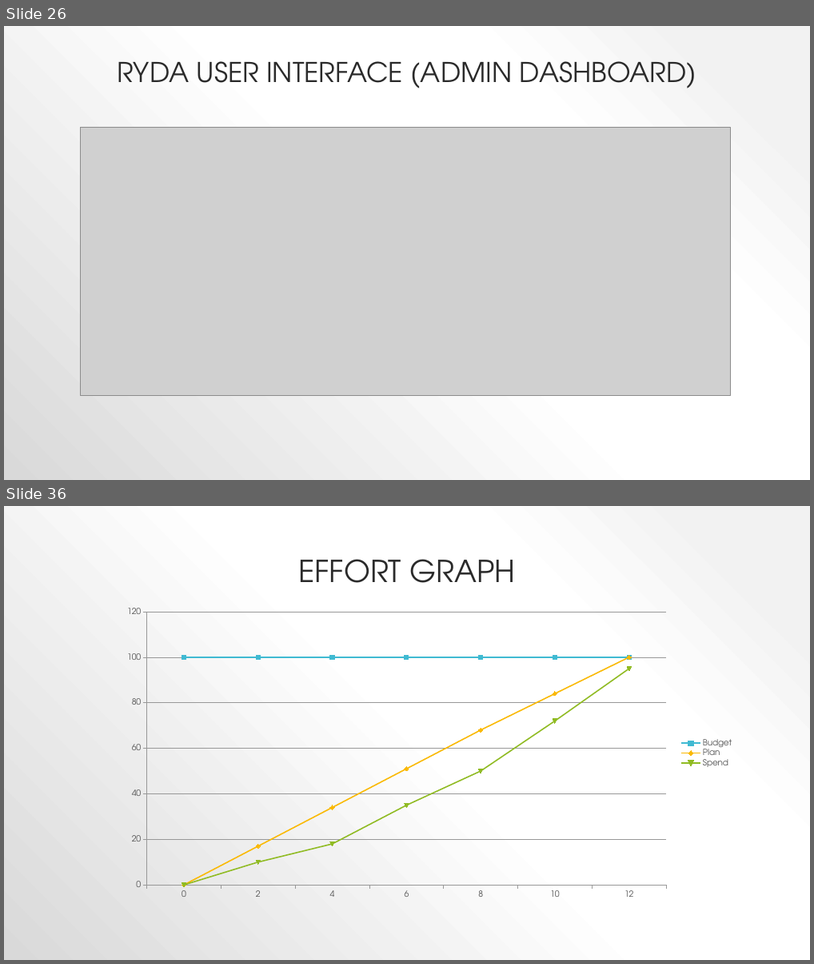
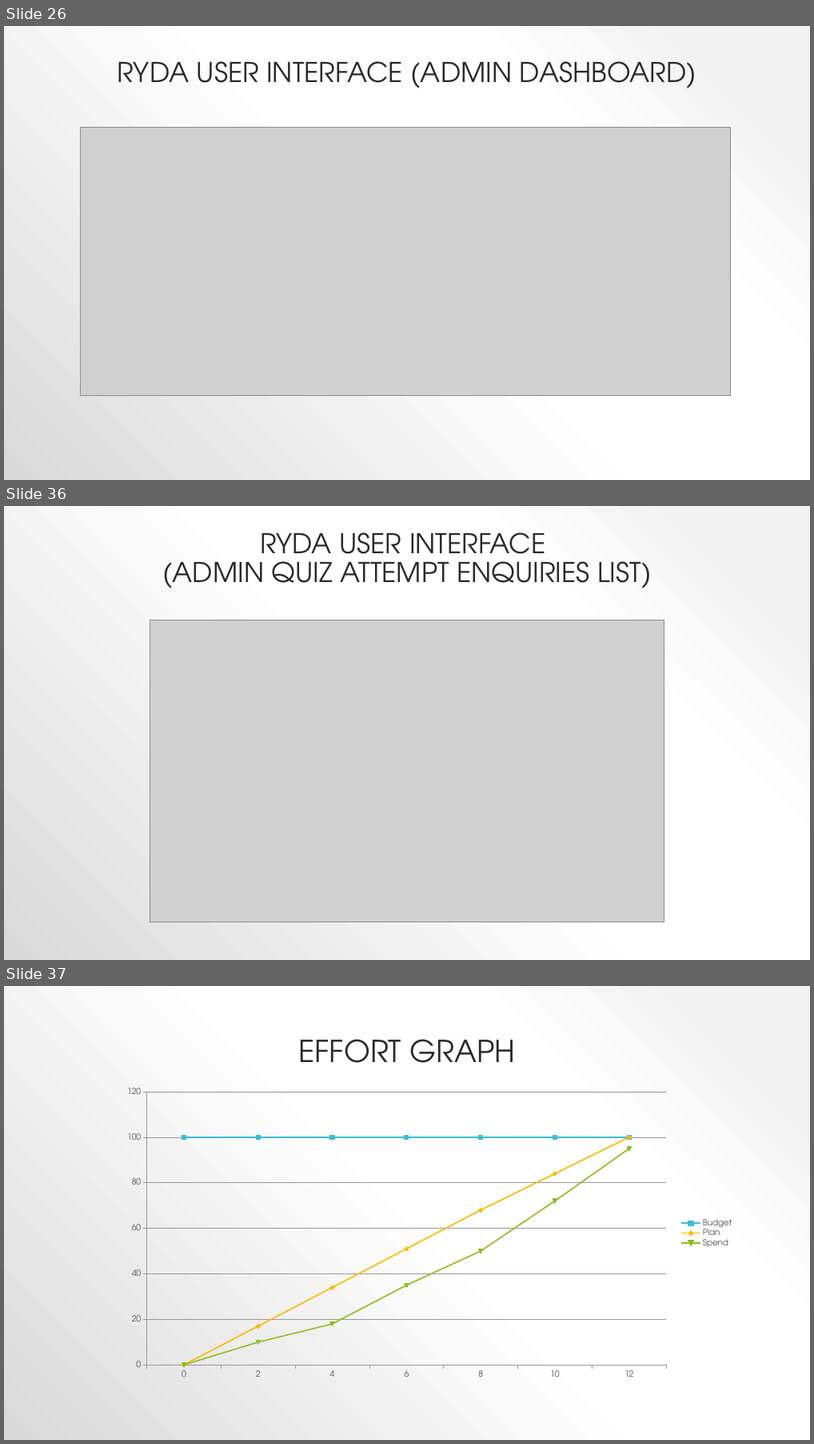
Before and after one commit to cquRotary/RotaryClub, a slide deck: Document/Rotary Youth Drive Awareness Project.pptx. Shown one above the other, each under a label of ours: slides 26 and 36 before the commit, slides 26, 36 and 37 after it; the slides between them are not shown. The pictures are 814x964 and 814x1444 pixels, drawn with LibreOffice and Linux fonts; fonts in the diff are those of the drawing; grey boxes stand for pictures. Boxes give left, top, right and bottom in pixels: in the first picture for what was removed or moved away, otherwise in the second. Text is boxed around its words. In the diff, an @@ line names an element or a change of style, - is before the commit and + after.

```diff
--- a/Document/Rotary Youth Drive Awareness Project.pptx
+++ b/Document/Rotary Youth Drive Awareness Project.pptx
@@ slide 36 added at [4, 506, 810, 960], background gradient #F2F2F2 to #FFFFFF to #D9D9D9 @@
@@ title added at [162, 532, 651, 588], 32.4 pt, text #2A2A2A @@
+RYDA USER INTERFACE
+(ADMIN QUIZ ATTEMPT ENQUIRIES LIST)
@@ picture added at [150, 620, 664, 922] @@
@@ what was slide 36 is now slide 37 @@
```
Also in this commit, not shown: 14 slides changed, 2 other files.
